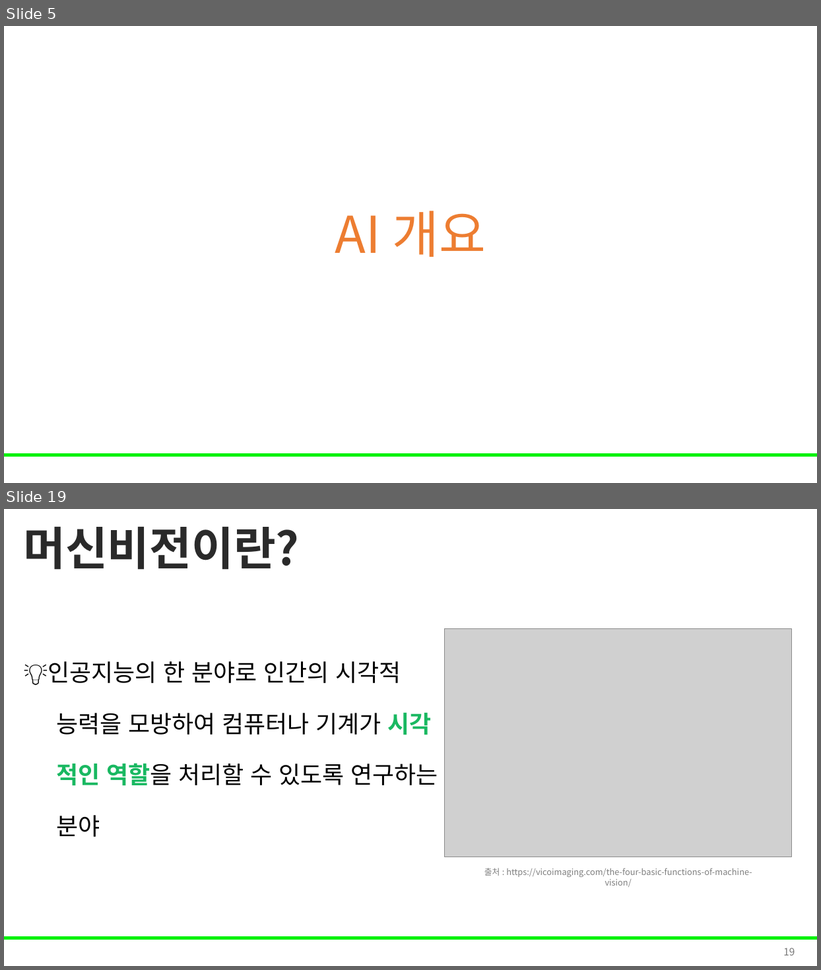
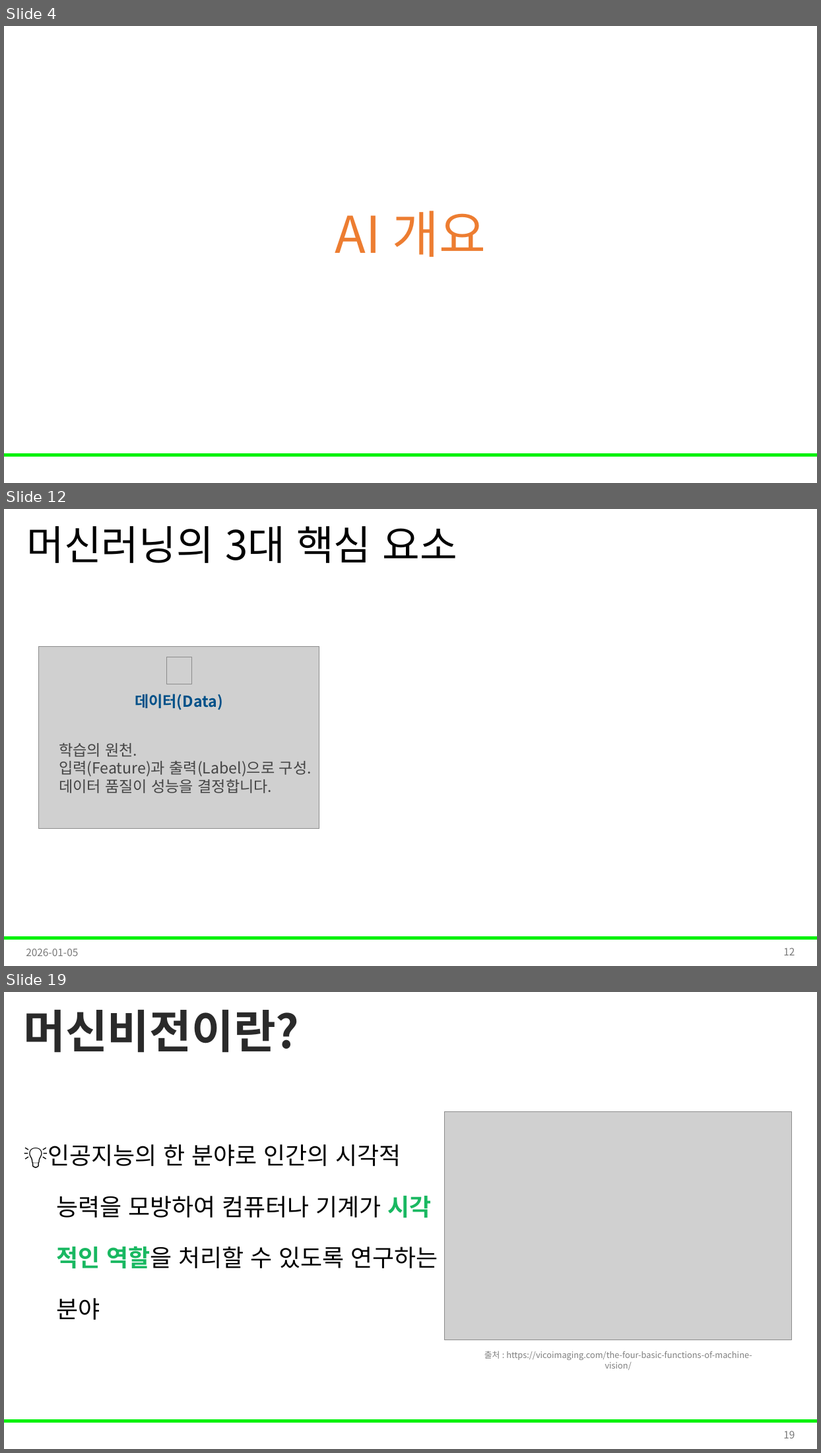
Before and after one commit to Leader-Lesson/KDT_RE_5th, a slide deck: material/5_AI/01_AI기초.pptx. Shown one above the other, each under a label of ours: slides 5 and 19 before the commit, slides 4, 12 and 19 after it; the slides between them are not shown. The pictures are 821x970 and 821x1453 pixels, drawn with LibreOffice and Linux fonts; fonts in the diff are those of the drawing; grey boxes stand for pictures; background and template pictures are left out. Boxes give left, top, right and bottom in pixels: in the first picture for what was removed or moved away, otherwise in the second. Text is boxed around its words. In the diff, an @@ line names an element or a change of style, - is before the commit and + after.

```diff
--- a/material/5_AI/01_AI기초.pptx
+++ b/material/5_AI/01_AI기초.pptx
@@ slide 12 added at <box>4,509,817,966</box>, background #FFFFFF; not listed: 1 template element that a slide beside it also shows @@
@@ title added at <box>27,526,457,563</box>, 48 pt, text #000000 @@
+머신러닝의 3대 핵심 요소
@@ picture added at <box>38,646,319,828</box> @@
@@ picture added at <box>167,657,191,684</box> @@
@@ text added at <box>135,694,223,710</box>, 18 pt, text #005088, bold @@
+데이터(Data)
@@ text added at <box>59,743,312,793</box>, 18 pt, text #444444 @@
+학습의 원천.
+입력(Feature)과 출력(Label)으로 구성.
+데이터 품질이 성능을 결정합니다.
@@ text added at <box>26,949,78,956</box>, 12 pt, text #797979 @@
+2026-01-05
@@ page number added at <box>783,948,795,956</box>, 12 pt, text #797979 @@
+12
@@ what was slide 5 is now slide 4 @@
```
Also in this commit, not shown: 14 slides changed, 1 slide removed.
